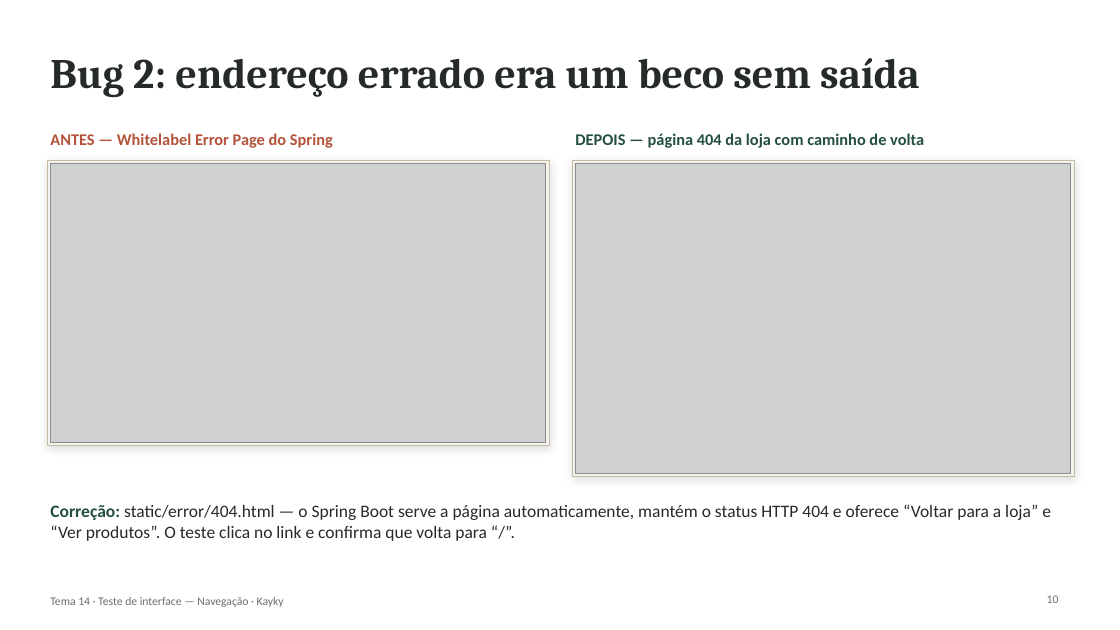
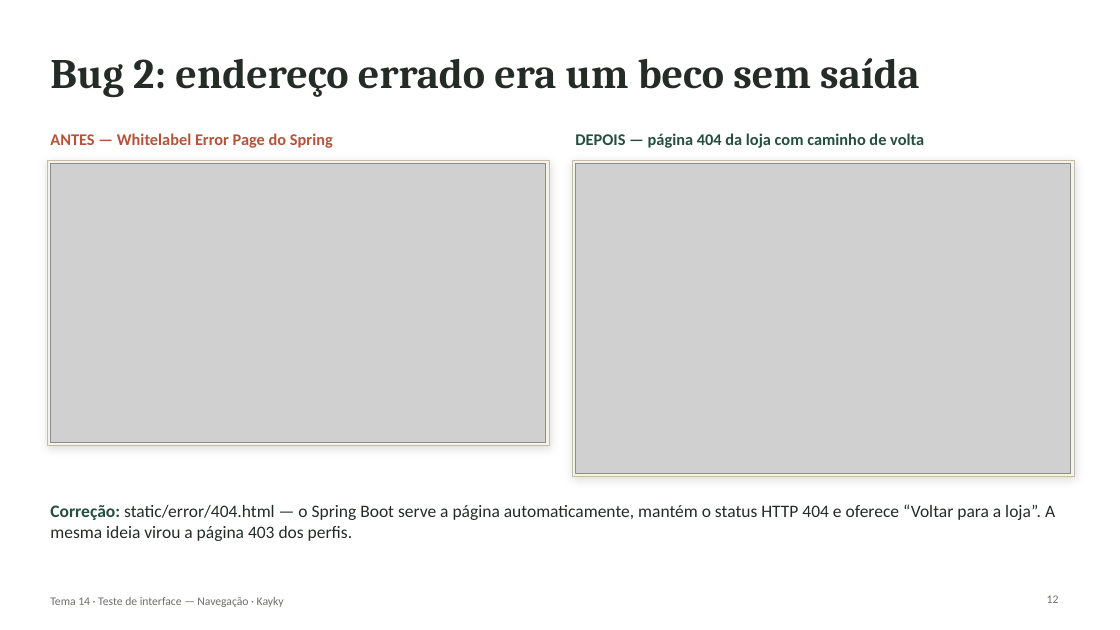
Before and after one commit to KaykyOne/f-e-commerce, a slide deck: slide 12 of docs/tema-14-navegacao/Apresentacao-Tema14-Navegacao.pptx (slide 10 before the commit). Drawn at 1120x630 pixels with LibreOffice and Linux fonts; fonts in the diff are those of the drawing; grey boxes stand for pictures. Boxes give left, top, right and bottom in pixels: in the first picture for what was removed or moved away, otherwise in the second. Text is boxed around its words. In the diff, an @@ line names an element or a change of style, - is before the commit and + after.

```diff
--- a/docs/tema-14-navegacao/Apresentacao-Tema14-Navegacao.pptx
+++ b/docs/tema-14-navegacao/Apresentacao-Tema14-Navegacao.pptx
@@ text at (50,504,1055,541): text changed @@
-Correção: static/error/404.html — o Spring Boot serve a página automaticamente, mantém o status HTTP 404 e oferece “Voltar para a loja” e “Ver produtos”. O teste clica no link e confirma que volta para “/”.
+Correção: static/error/404.html — o Spring Boot serve a página automaticamente, mantém o status HTTP 404 e oferece “Voltar para a loja”. A mesma ideia virou a página 403 dos perfis.
@@ page number at (1047,595,1059,603): text changed @@
-10
+12
```
Also in this commit, not shown: 8 other slides changed, 5 slides added, 2 slides removed, 14 other files.
